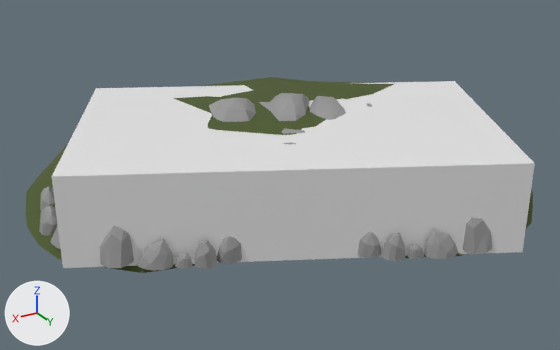
Renders of the glTF model models/Dolmen1.gltf from each side of a commit.
Before and after are seen from a 50 mm lens placed at (-11.82, -16.57, 11.91), pointed at (-25.56, -39.47, 0.45). Arrows for +X, +Y and +Z are at lower left; the lights stay in place. Where no turn or scale is listed for an object, it has been applied to the vertices.

In view in the first picture: 'Box.001', 'Dolm plane', 'dolmen'.
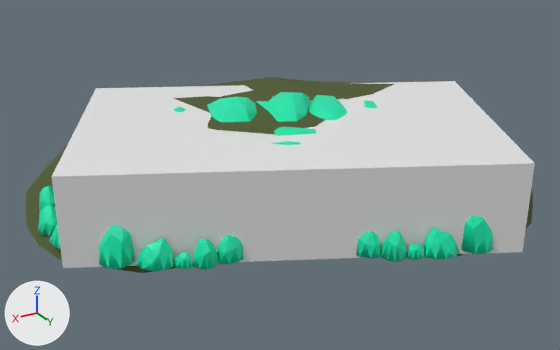
Location of each change, (x1, y1, x2, y2) in pixels of the pictures (560 x 350 px):
'Outline.002', added (green)
    after: (38, 92, 493, 271)
'dolmen', unchanged, covered by the edit
    before: (39, 93, 492, 271)

The change, as a diff of the scene's bpy script:
```diff
--- a/models/Dolmen1.gltf.py
+++ b/models/Dolmen1.gltf.py
@@ mat_aaa @@
+mat_aaa = principled_material('Aaa')
+mat_aaa.base_color = (0.0, 0.8, 0.42)  # green #00e7ad
@@ me_plane_014 @@
+me_plane_014.from_pydata(...)  # 2120 vertices, 4044 faces; spans x -6.5..9.0, y -4.2..8.0, z -0.4..3.4
+me_plane_014.materials.append(mat_aaa)  # green #00e7ad
@@ ob_outline_002 @@
+ob_outline_002 = bpy.data.objects.new('Outline.002', me_plane_014)
+ob_outline_002.location = (-25.82, -39.81, 0.0)
```
